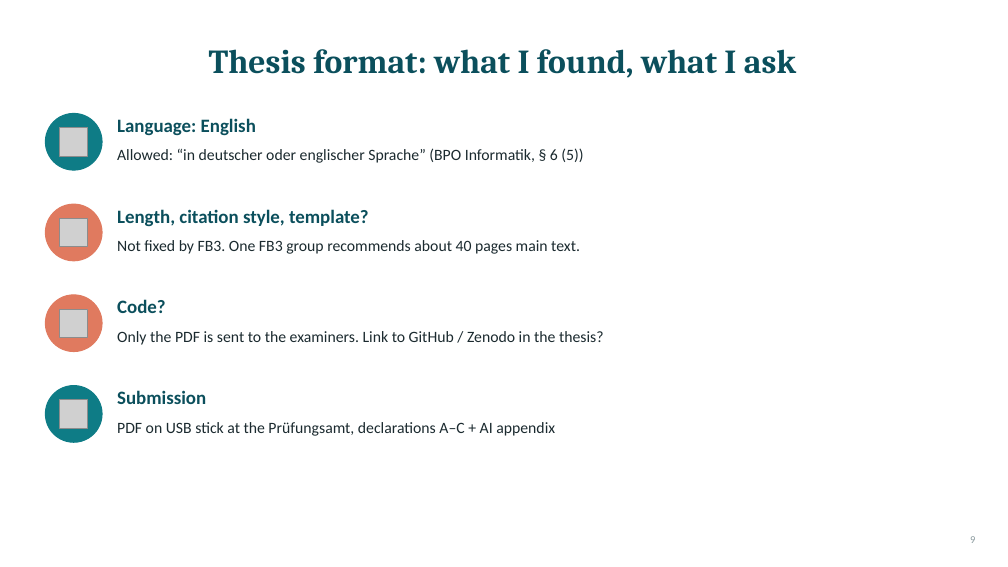
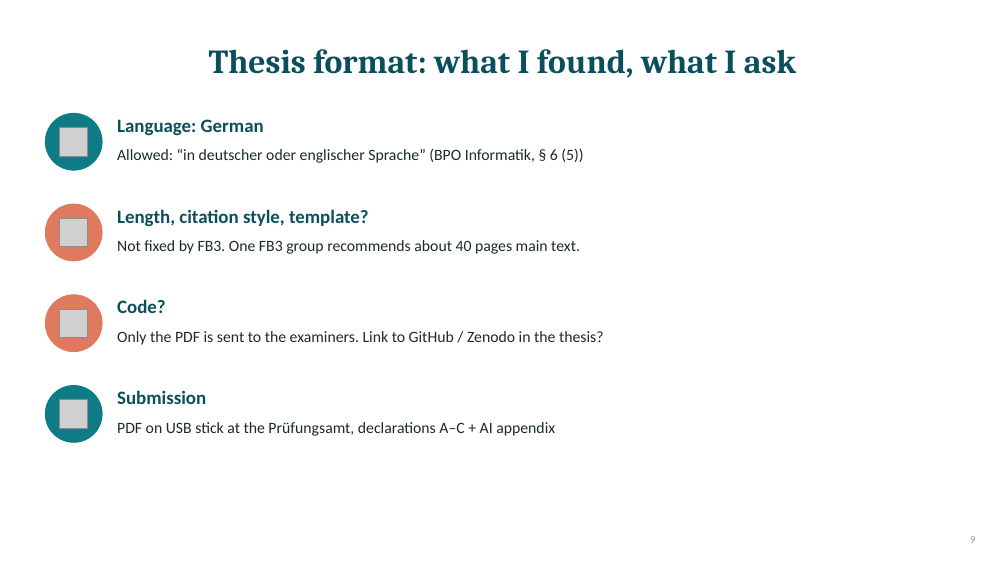
Before and after one commit to geohanibal/llm-climate-health, a slide deck: slide 9 of docs/thesis/supervisor_meetings/2026-11-19_presentation.pptx. Drawn at 1008x567 pixels with LibreOffice and Linux fonts; fonts in the diff are those of the drawing; grey boxes stand for pictures. Boxes give left, top, right and bottom in pixels: in the first picture for what was removed or moved away, otherwise in the second. Text is boxed around its words. In the diff, an @@ line names an element or a change of style, - is before the commit and + after.

```diff
--- a/docs/thesis/supervisor_meetings/2026-11-19_presentation.pptx
+++ b/docs/thesis/supervisor_meetings/2026-11-19_presentation.pptx
@@ text at bbox=[117, 119, 264, 136]: text changed @@
-Language: English
+Language: German
```
Also in this commit, not shown: 6 other files.
